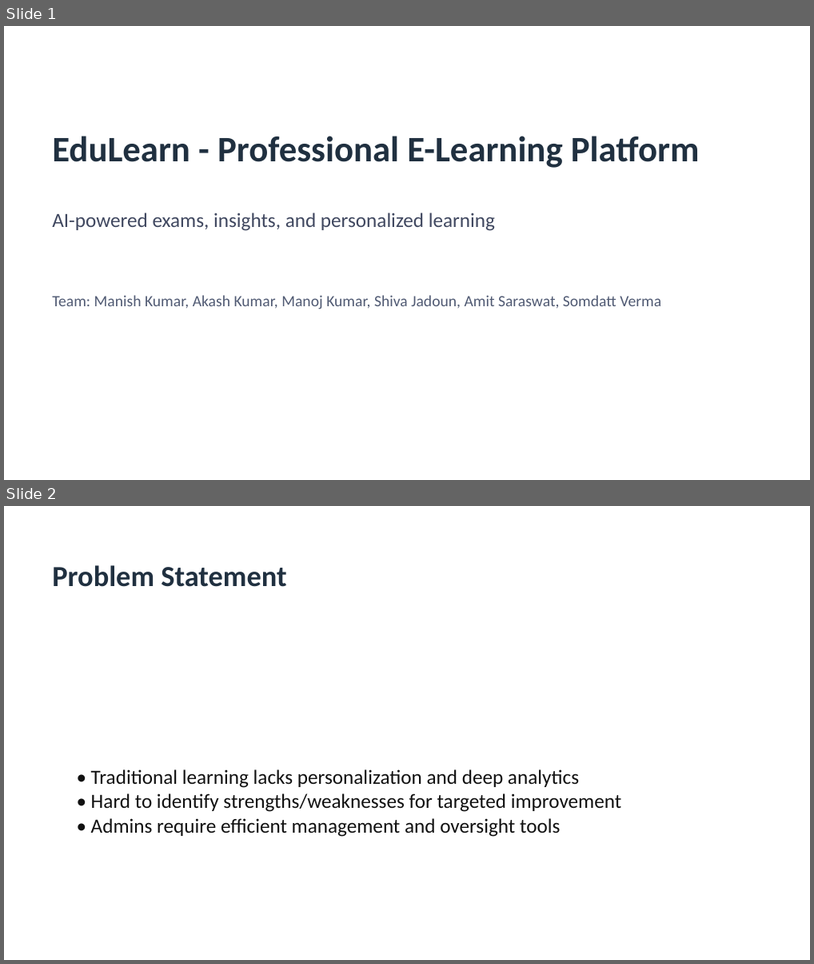
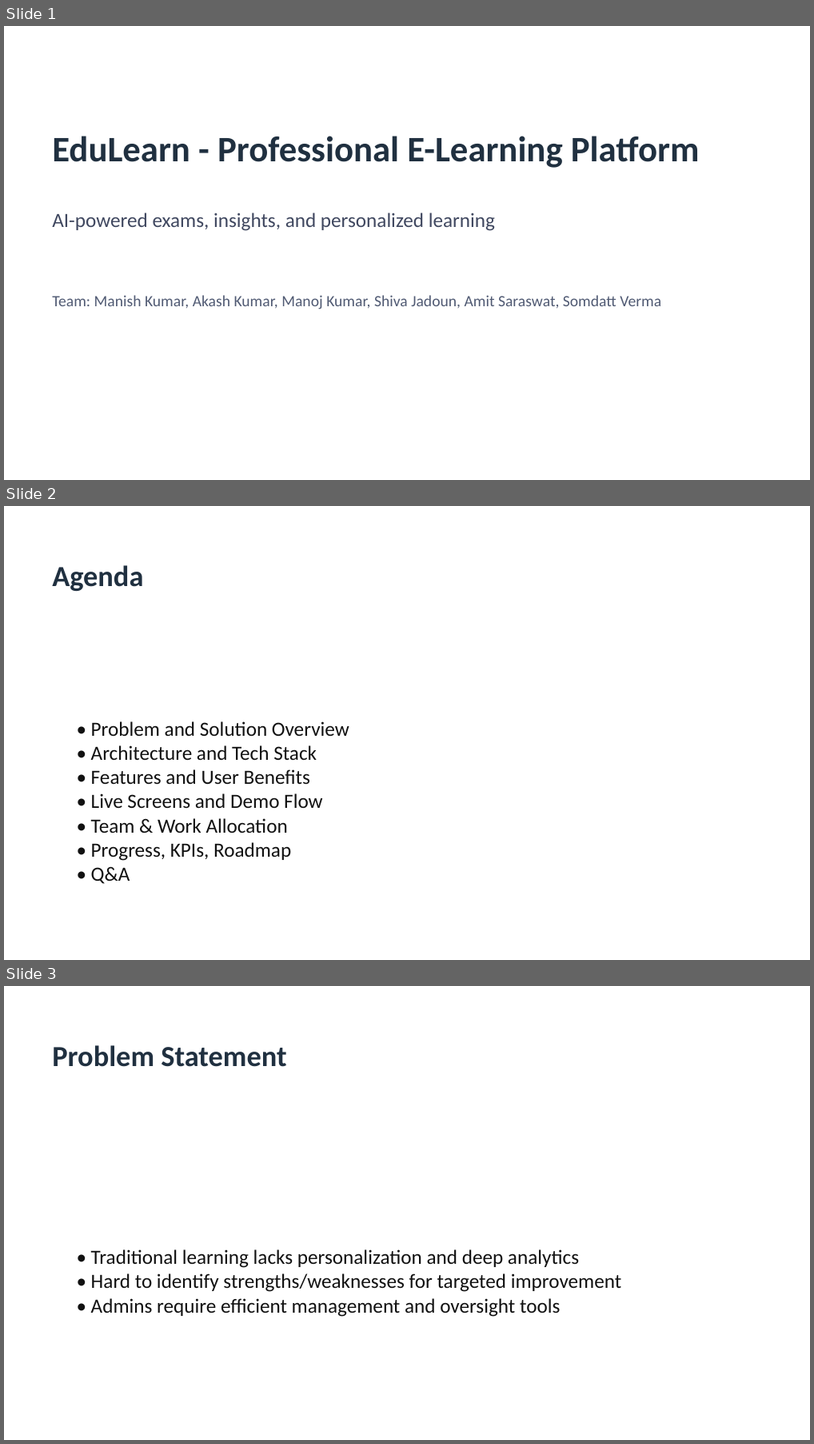
Before and after one commit to ManishKumarCs/learnify-platform, a slide deck: docs/learnify-platform-presentation.pptx. Shown one above the other, each under a label of ours: slides 1 and 2 before the commit, slides 1, 2 and 3 after it. The pictures are 814x964 and 814x1444 pixels, drawn with LibreOffice and Linux fonts; fonts in the diff are those of the drawing. Boxes give left, top, right and bottom in pixels: in the first picture for what was removed or moved away, otherwise in the second. Text is boxed around its words. In the diff, an @@ line names an element or a change of style, - is before the commit and + after.

```diff
--- a/docs/learnify-platform-presentation.pptx
+++ b/docs/learnify-platform-presentation.pptx
@@ slide 2 added at [4, 506, 810, 960], background #FFFFFF @@
@@ text added at [52, 565, 143, 591], 26 pt, text #203040, bold @@
+Agenda
@@ text added at [91, 721, 350, 884], 18 pt, text #111111 @@
+• Problem and Solution Overview
+• Architecture and Tech Stack
+• Features and User Benefits
+• Live Screens and Demo Flow
+• Team & Work Allocation
+• Progress, KPIs, Roadmap
+• Q&A
@@ what was slide 2 is now slide 3 @@
```
Also in this commit, not shown: 20 other slides added, 1 other file.
